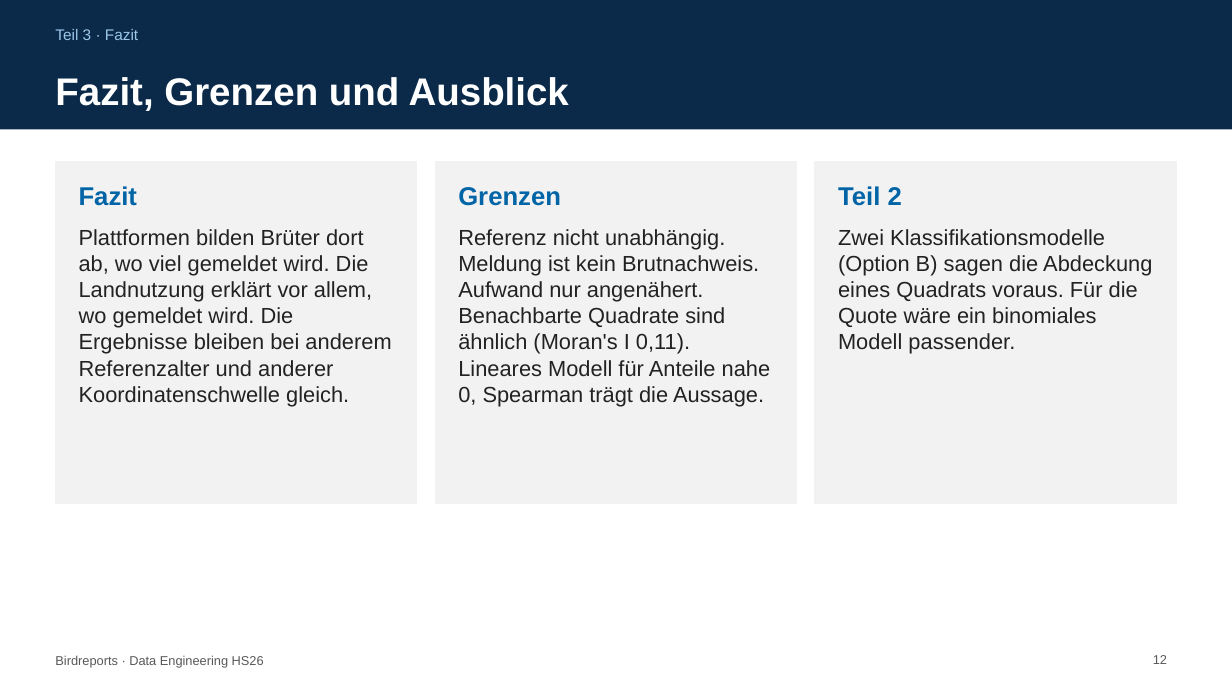
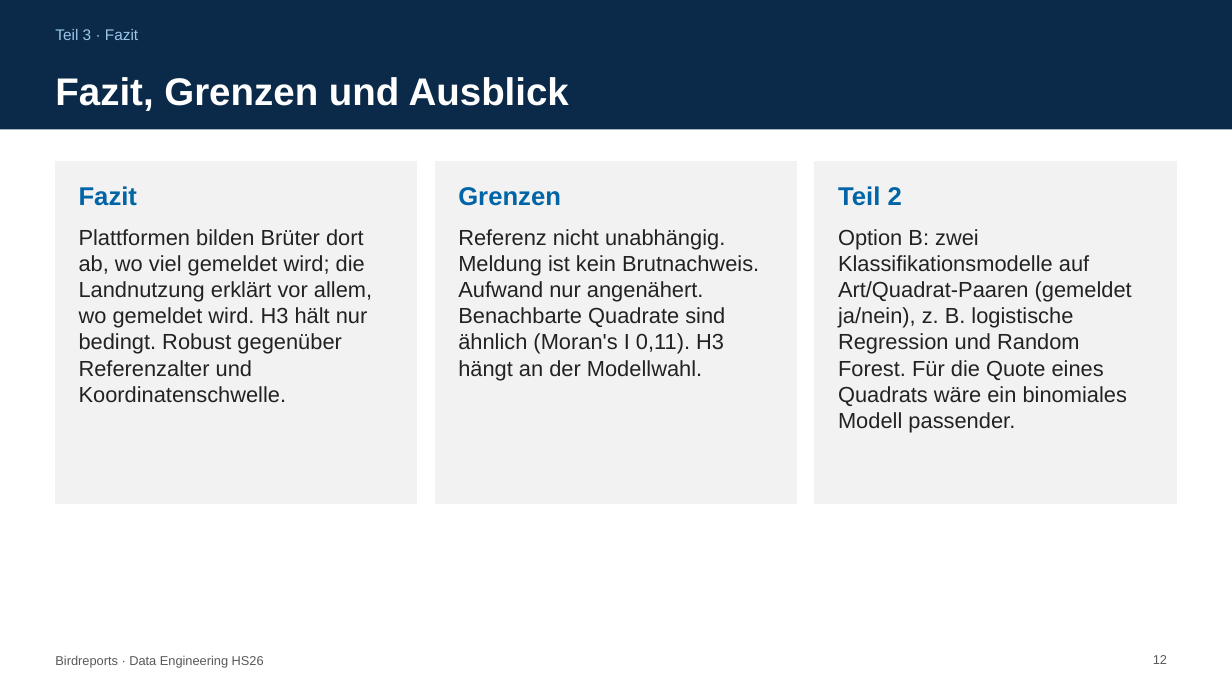
Before and after one commit to zhaw-marc/birdreports, a slide deck: slide 12 of docs/presentation/daeng_kolloquium1_rama_stermcnik_vogelmann_birdreports.pptx. Drawn at 1232x693 pixels with LibreOffice and Linux fonts; fonts in the diff are those of the drawing. Boxes give left, top, right and bottom in pixels: in the first picture for what was removed or moved away, otherwise in the second. Text is boxed around its words. In the diff, an @@ line names an element or a change of style, - is before the commit and + after.

```diff
--- a/docs/presentation/daeng_kolloquium1_rama_stermcnik_vogelmann_birdreports.pptx
+++ b/docs/presentation/daeng_kolloquium1_rama_stermcnik_vogelmann_birdreports.pptx
@@ text at bbox=[79, 229, 372, 403]: text changed @@
-Plattformen bilden Brüter dort ab, wo viel gemeldet wird. Die Landnutzung erklärt vor allem, wo gemeldet wird. Die Ergebnisse bleiben bei anderem Referenzalter und anderer Koordinatenschwelle gleich.
+Plattformen bilden Brüter dort ab, wo viel gemeldet wird; die Landnutzung erklärt vor allem, wo gemeldet wird. H3 hält nur bedingt. Robust gegenüber Referenzalter und Koordinatenschwelle.
@@ text at bbox=[458, 229, 759, 380]: text changed @@
-Referenz nicht unabhängig. Meldung ist kein Brutnachweis. Aufwand nur angenähert. Benachbarte Quadrate sind ähnlich (Moran's I 0,11). Lineares Modell für Anteile nahe 0, Spearman trägt die Aussage.
+Referenz nicht unabhängig. Meldung ist kein Brutnachweis. Aufwand nur angenähert. Benachbarte Quadrate sind ähnlich (Moran's I 0,11). H3 hängt an der Modellwahl.
@@ text at bbox=[838, 229, 1132, 433]: text changed @@
-Zwei Klassifikationsmodelle (Option B) sagen die Abdeckung eines Quadrats voraus. Für die Quote wäre ein binomiales Modell passender.
+Option B: zwei Klassifikationsmodelle auf Art/Quadrat-Paaren (gemeldet ja/nein), z. B. logistische Regression und Random Forest. Für die Quote eines Quadrats wäre ein binomiales Modell passender.
```
Also in this commit, not shown: 7 other slides changed, 1 slide added, 10 other files.
